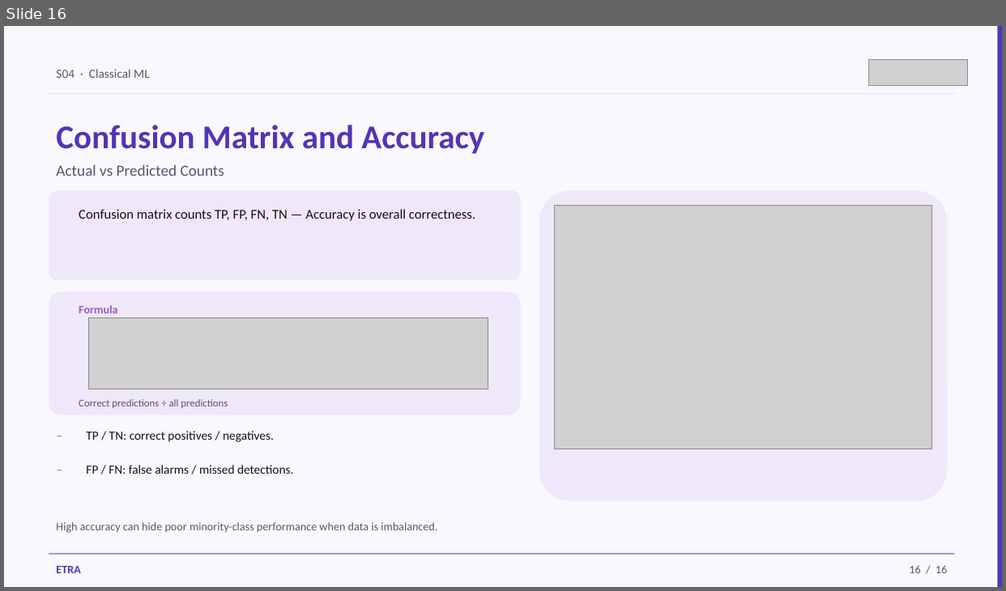
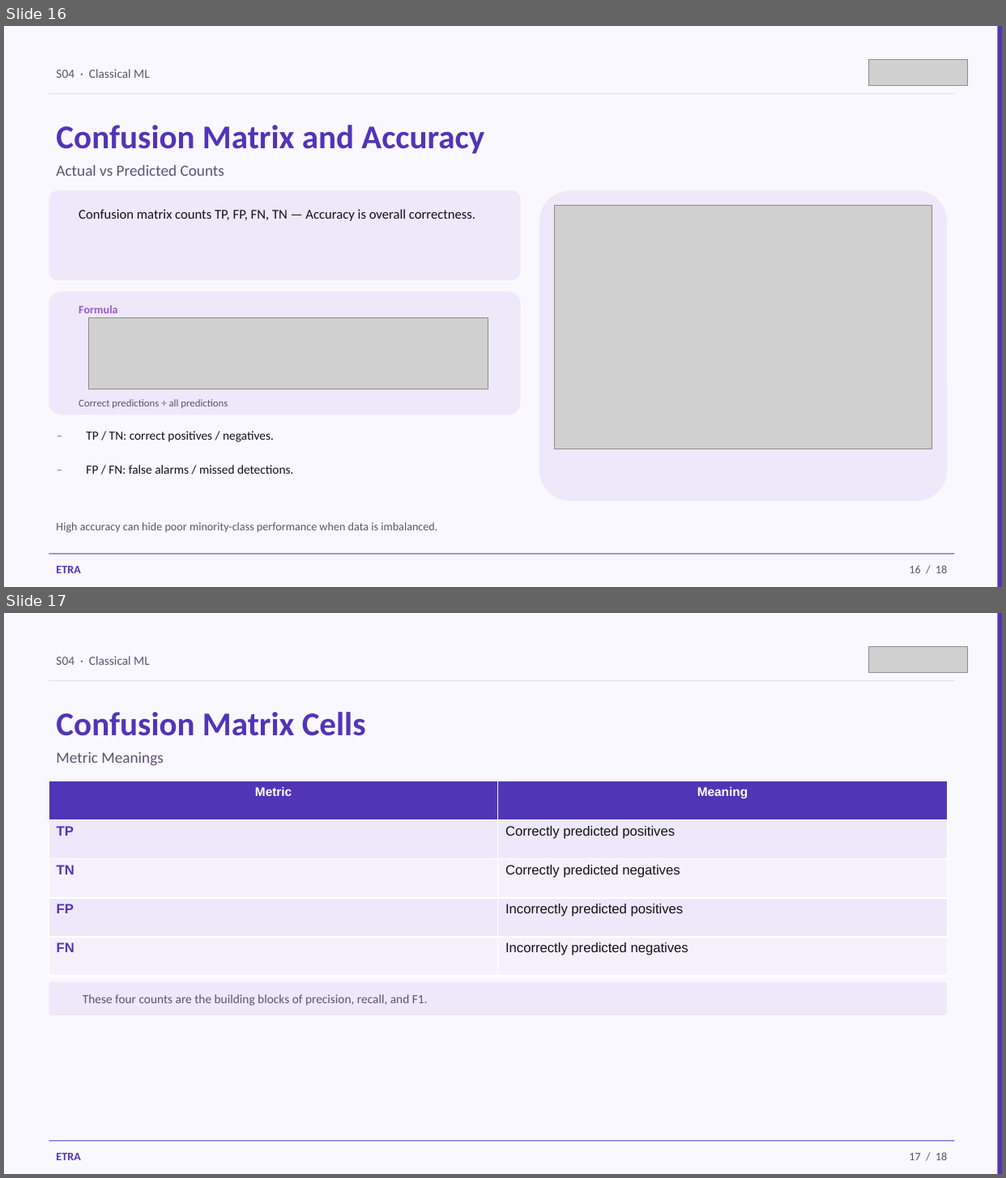
Before and after one commit to iksasa15/AI-ML, a slide deck: web-presentation/pdf-exports/Week1-Session4-Naive-Bayes-Trees-Evaluation.pptx. Shown one above the other, each under a label of ours: slide 16 before the commit, slides 16 and 17 after it. The pictures are 1006x591 and 1006x1178 pixels, drawn with LibreOffice and Linux fonts; fonts in the diff are those of the drawing; grey boxes stand for pictures. Boxes give left, top, right and bottom in pixels: in the first picture for what was removed or moved away, otherwise in the second. Text is boxed around its words. In the diff, an @@ line names an element or a change of style, - is before the commit and + after.

Commit message:
feat: enhance Week 1, Session 4 PowerPoint content by adding confusion matrix metrics and precision-recall-F1 explanations for improved educational clarity

```diff
--- a/web-presentation/pdf-exports/Week1-Session4-Naive-Bayes-Trees-Evaluation.pptx
+++ b/web-presentation/pdf-exports/Week1-Session4-Naive-Bayes-Trees-Evaluation.pptx
@@ slide 17 added at [4,613,1002,1174], background #FAF8FF @@
@@ rectangle added at [997,613,1002,1174], fill #5234B7 @@
@@ text added at [56,656,150,665], 12 pt, text #5A5470 @@
+S04 · Classical ML
@@ picture added at [868,647,967,673] @@
@@ rectangle added at [49,680,955,681], fill #E4DCF4 @@
@@ text added at [56,712,366,736], 32 pt, text #5234B7, bold @@
+Confusion Matrix Cells
@@ text added at [56,752,163,766], 15 pt, text #5A5470 @@
+Metric Meanings
@@ table added at [49,781,948,976], 5 rows, 2 columns @@
+Metric | Meaning
+TP | Correctly predicted positives
+TN | Correctly predicted negatives
+FP | Incorrectly predicted positives
+FN | Incorrectly predicted negatives
@@ rounded rectangle added at [49,982,948,1016], fill #EEE8FA @@
@@ text added at [83,995,428,1006], 12 pt, text #5A5470 @@
+These four counts are the building blocks of precision, recall, and F1.
@@ rectangle added at [49,1141,955,1142], fill #5234B7 @@
@@ text added at [56,1153,80,1161], 11 pt, text #5234B7, bold @@
+ETRA
@@ text added at [909,1152,947,1161], 11 pt, text #5A5470 @@
+17 / 18
@@ slide 16 changed as well @@
@@ text at [909,565,947,574]: text changed @@
-16 / 16
+16 / 18
```
Also in this commit, not shown: 14 other slides changed, 1 other slide added, 9 other files.
